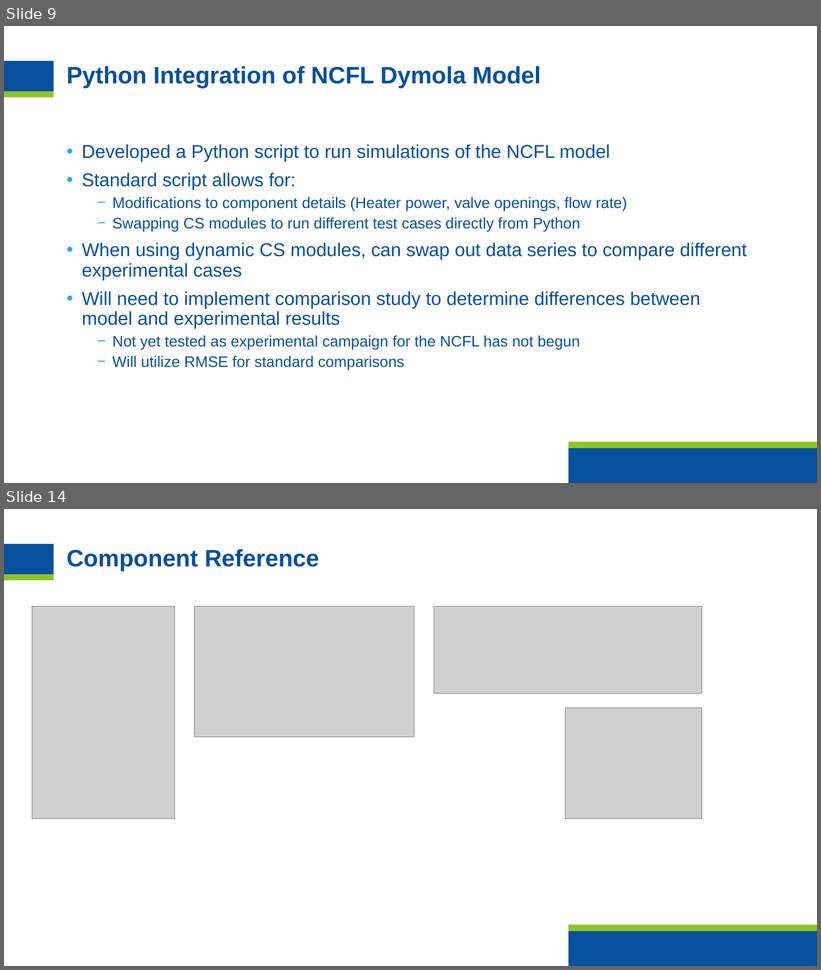
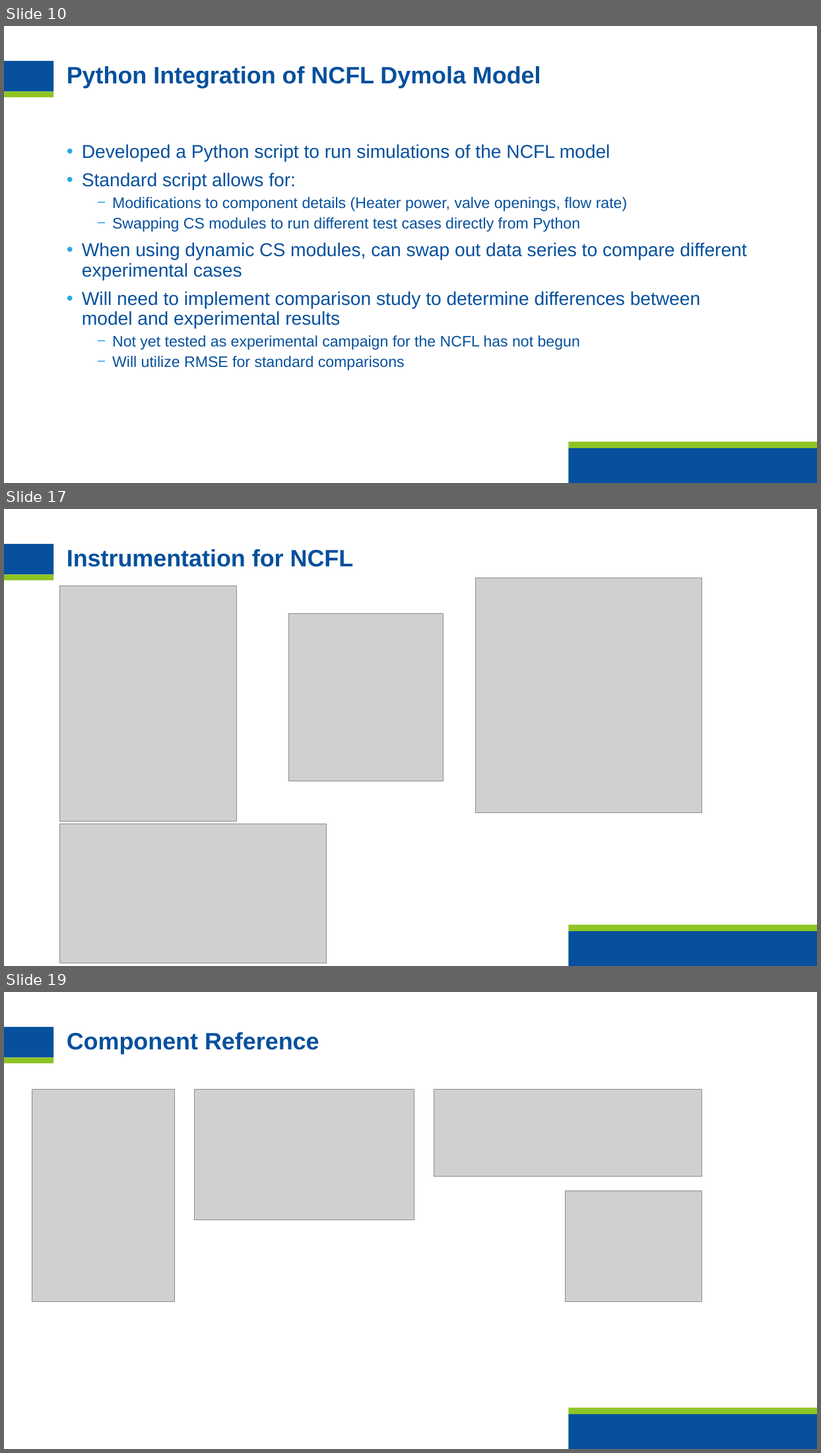
Before and after one commit to hvnaick/INL_DT_Intern, a slide deck: Important Documents/FinalPresentation.pptx. Shown one above the other, each under a label of ours: slides 9 and 14 before the commit, slides 10, 17 and 19 after it; the slides between them are not shown. The pictures are 821x970 and 821x1453 pixels, drawn with LibreOffice and Linux fonts; fonts in the diff are those of the drawing; grey boxes stand for pictures; background and template pictures are left out. Boxes give left, top, right and bottom in pixels: in the first picture for what was removed or moved away, otherwise in the second. Text is boxed around its words. In the diff, an @@ line names an element or a change of style, - is before the commit and + after.

Commit message:
Added recent changes for NCFL and experimental data

```diff
--- a/Important Documents/FinalPresentation.pptx
+++ b/Important Documents/FinalPresentation.pptx
@@ slide 17 added at box(4, 509, 817, 966), background #FFFFFF; not listed: 4 template elements that a slide beside it also shows @@
@@ title added at box(67, 549, 354, 567), 28 pt, text #06509D, bold @@
+Instrumentation for NCFL
@@ picture added at box(59, 586, 236, 821) @@
@@ picture added at box(475, 578, 702, 813) @@
@@ picture added at box(289, 613, 443, 781) @@
@@ picture added at box(60, 824, 327, 963) @@
@@ what was slide 9 is now slide 10 @@
@@ what was slide 14 is now slide 19 @@
```
Also in this commit, not shown: 8 slides changed, 4 other slides added, 25 other files.
